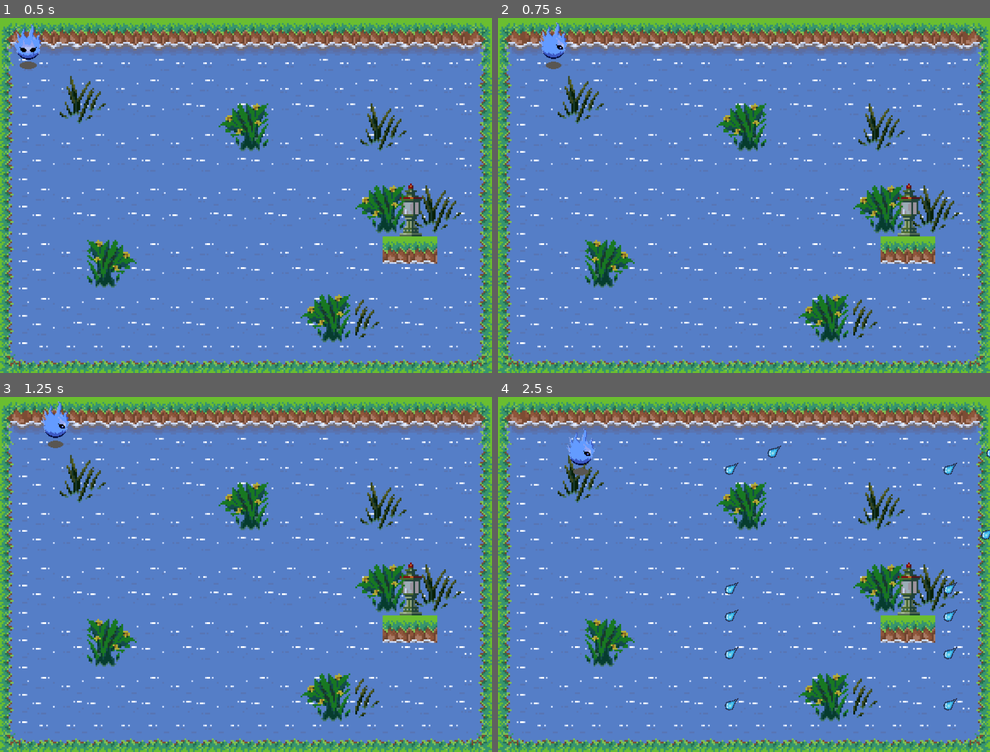
Above: before the commit, frames 1-4 (two rows, left to right).
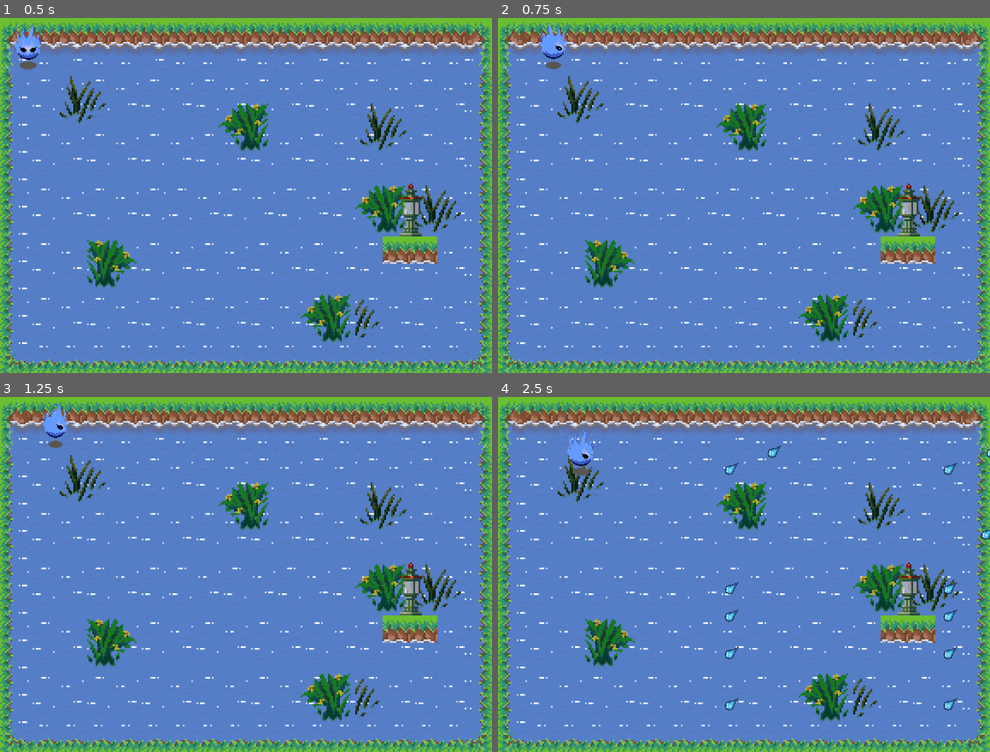
Above: after the commit, the same moments.

Repository: Edric723/Frogger_swamp
Game: Godot game, scene res://src/scenes/main.tscn
The game is run twice, just before and just after one commit, with the same random seed, the same clock (stepped at 60 frames per second) and the same inputs.
Inputs:
- Up to frame 1 (0.5 s): no input
- Up to frame 2 (0.75 s): hold Right (right) from 0.53 s (still down)
- Up to frame 3 (1.25 s): keep holding Right (right)
- Up to frame 4 (2.5 s): release Right (right) at 1.28 s; hold Down (down) 1.28-2.03 s; hold Right (right) from 2.03 s (still down)

Frame 1 is identical in both runs. In frame 2, 0.2% of the frame differs, in the area x 8-15%, y 1-11%; in frame 3, 0.2%, in the area x 8-15%, y 1-15%; in frame 4, 0.2%.

Commit message:
-Added side animations

Diff:
--- a/src/scenes/jugador.tscn
+++ b/src/scenes/jugador.tscn
@@ -19,6 +19,22 @@
 
 [sub_resource type="AtlasTexture" id="AtlasTexture_ye7c3"]
 atlas = ExtResource("3_ptpvi")
+region = Rect2(64, 64, 64, 64)
+
+[sub_resource type="AtlasTexture" id="AtlasTexture_5qn08"]
+atlas = ExtResource("2_43by6")
+region = Rect2(0, 0, 64, 64)
+
+[sub_resource type="AtlasTexture" id="AtlasTexture_ux24j"]
+atlas = ExtResource("2_43by6")
+region = Rect2(64, 0, 64, 64)
+
+[sub_resource type="AtlasTexture" id="AtlasTexture_f5ul8"]
+atlas = ExtResource("2_43by6")
+region = Rect2(0, 64, 64, 64)
+
+[sub_resource type="AtlasTexture" id="AtlasTexture_1srhp"]
+atlas = ExtResource("2_43by6")
 region = Rect2(64, 64, 64, 64)
 
 [sub_resource type="SpriteFrames" id="SpriteFrames_fgn7w"]
@@ -50,7 +66,16 @@
 }, {
 "frames": [{
 "duration": 1.0,
-"texture": ExtResource("2_43by6")
+"texture": SubResource("AtlasTexture_5qn08")
+}, {
+"duration": 1.0,
+"texture": SubResource("AtlasTexture_ux24j")
+}, {
+"duration": 1.0,
+"texture": SubResource("AtlasTexture_f5ul8")
+}, {
+"duration": 1.0,
+"texture": SubResource("AtlasTexture_1srhp")
 }],
 "loop": true,
 "name": &"idle_side",
@@ -67,8 +92,8 @@
 
 [node name="AnimatedSprite2D" type="AnimatedSprite2D" parent="."]
 sprite_frames = SubResource("SpriteFrames_fgn7w")
-animation = &"idle_forward"
-frame_progress = 0.327617
+animation = &"idle_side"
+frame_progress = 0.147796
 
 [node name="CollisionShape2D" type="CollisionShape2D" parent="."]
 position = Vector2(0, -0.5)
Binary file changed: _assets/Sprite_side.png
Not shown: 1 places in src/scenes/jugador.tscn that only renumber resources
